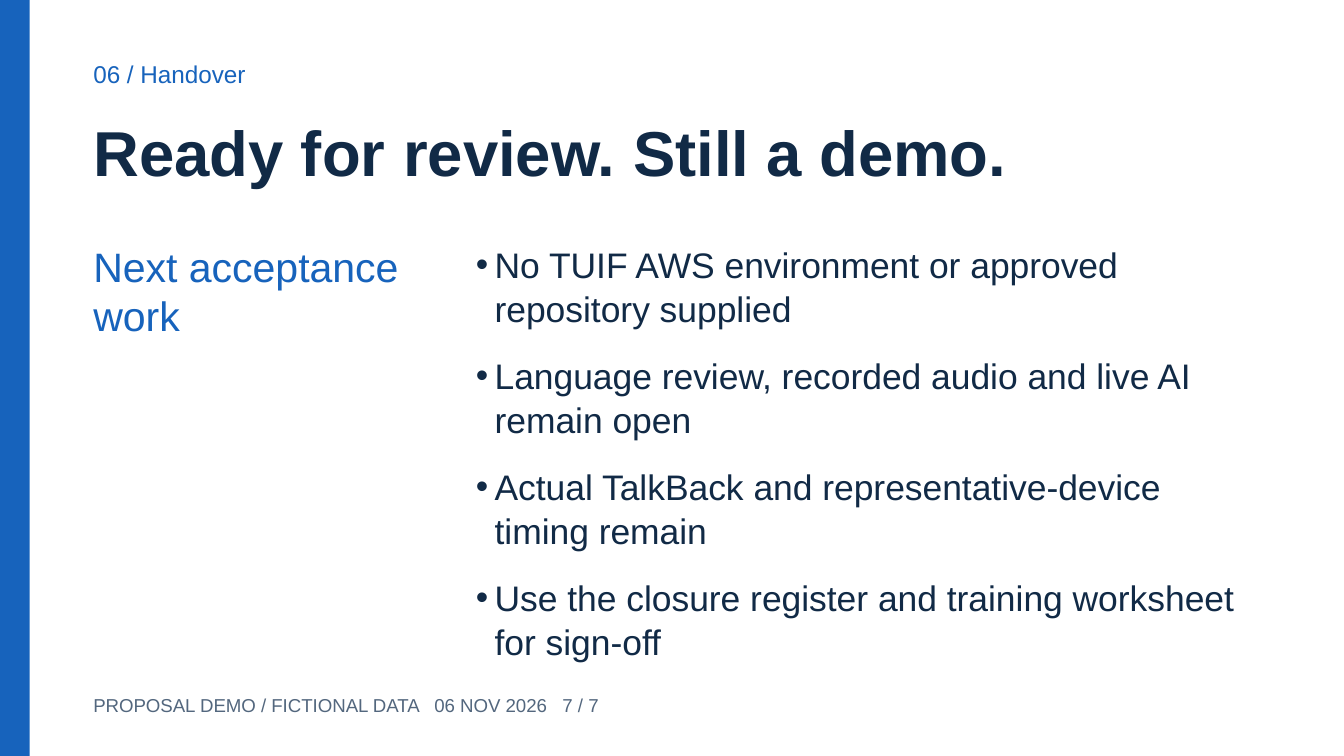
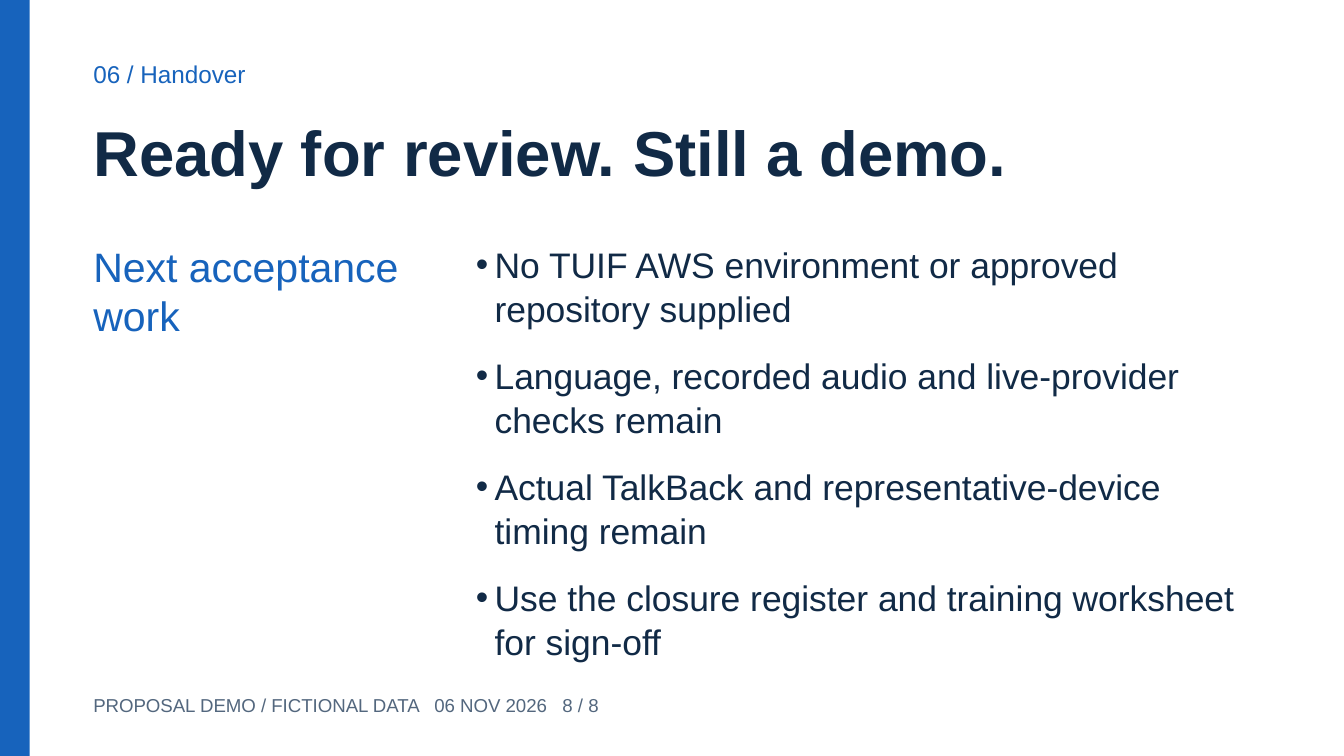
Before and after one commit to ashish-frozo/trickleindia, a slide deck: slide 8 of docs/training/PoP-Workflow-Training.pptx (slide 7 before the commit). Drawn at 1344x756 pixels with LibreOffice and Linux fonts; fonts in the diff are those of the drawing. Boxes give left, top, right and bottom in pixels: in the first picture for what was removed or moved away, otherwise in the second. Text is boxed around its words. In the diff, an @@ line names an element or a change of style, - is before the commit and + after.

```diff
--- a/docs/training/PoP-Workflow-Training.pptx
+++ b/docs/training/PoP-Workflow-Training.pptx
@@ text at box(495, 363, 1179, 434): text changed @@
-• Language review, recorded audio and live AI remain open
+• Language, recorded audio and live-provider checks remain
@@ text at box(93, 699, 598, 712): text changed @@
-PROPOSAL DEMO / FICTIONAL DATA 06 NOV 2026 7 / 7
+PROPOSAL DEMO / FICTIONAL DATA 06 NOV 2026 8 / 8
```
Also in this commit, not shown: 6 other slides changed, 1 slide added, 38 other files.
